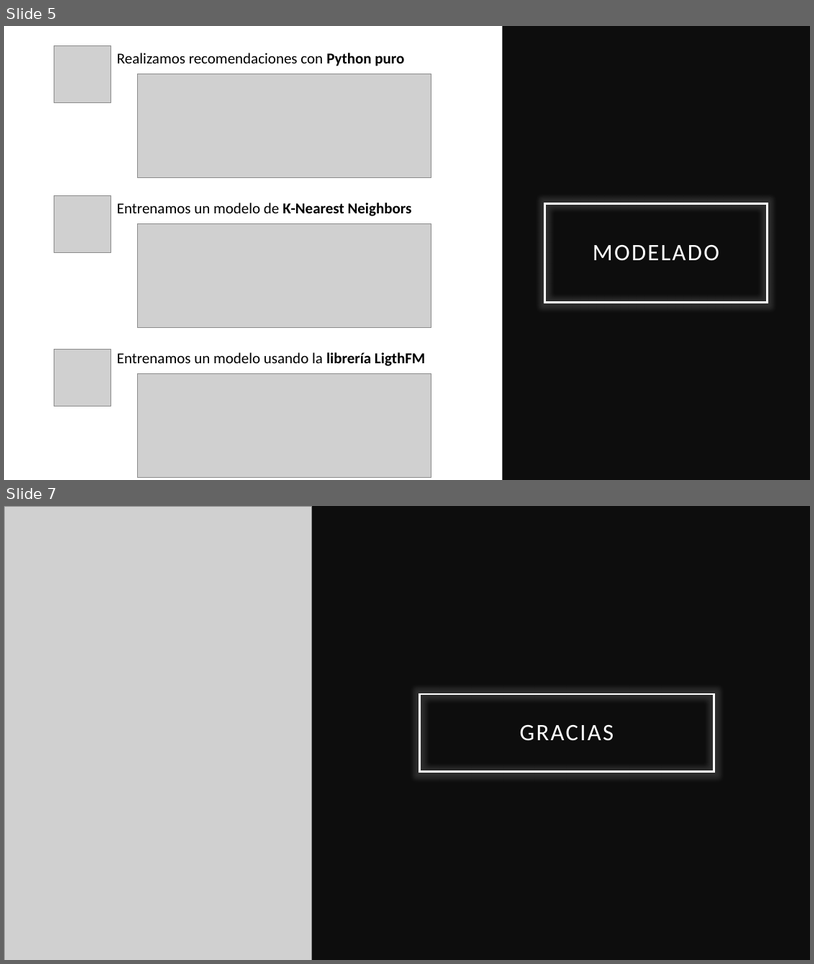
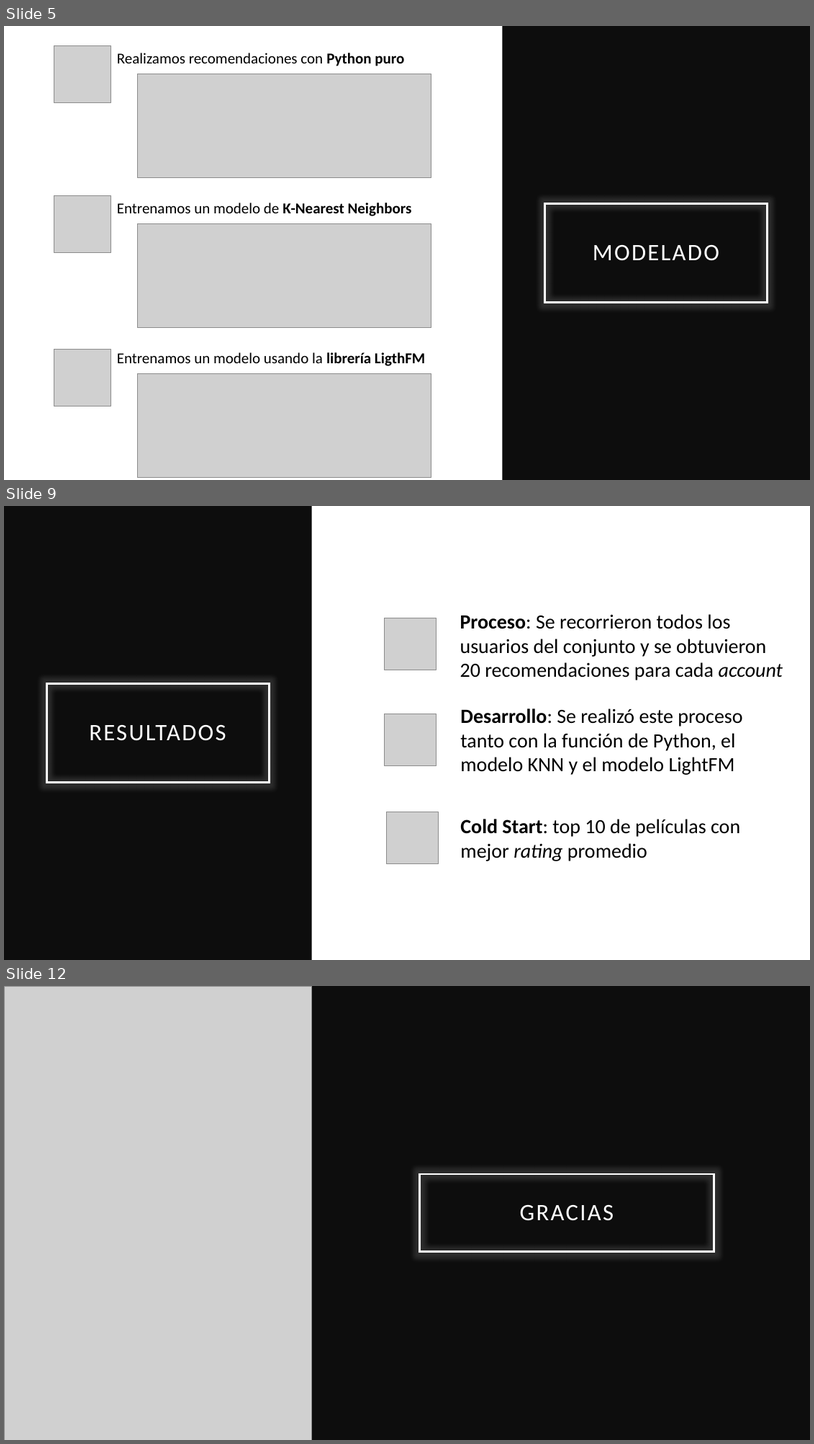
Before and after one commit to matiob/recommendationSistem, a slide deck: ppt/DS-Sprint3-presentacion.pptx. Shown one above the other, each under a label of ours: slides 5 and 7 before the commit, slides 5, 9 and 12 after it; the slides between them are not shown. The pictures are 814x964 and 814x1444 pixels, drawn with LibreOffice and Linux fonts; fonts in the diff are those of the drawing; grey boxes stand for pictures. Boxes give left, top, right and bottom in pixels: in the first picture for what was removed or moved away, otherwise in the second. Text is boxed around its words. In the diff, an @@ line names an element or a change of style, - is before the commit and + after.

Commit message:
ppt update

```diff
--- a/ppt/DS-Sprint3-presentacion.pptx
+++ b/ppt/DS-Sprint3-presentacion.pptx
@@ slide 9 added at [4,506,810,960], background #FFFFFF @@
@@ rectangle added at [4,506,312,960], fill #0D0D0D @@
@@ picture added at [385,618,437,670] @@
@@ text added at [460,614,783,680], 24 pt, text #000000 @@
+Proceso: Se recorrieron todos los usuarios del conjunto y se obtuvieron 20 recomendaciones para cada account
@@ title added at [46,683,269,782], outline #FFFFFF 2.5 pt, 28 pt, text #FFFFFF @@
+RESULTADOS
@@ picture added at [385,714,437,766] @@
@@ text added at [460,708,743,775], 24 pt, text #000000 @@
+Desarrollo: Se realizó este proceso tanto con la función de Python, el modelo KNN y el modelo LightFM
@@ picture added at [386,812,438,864] @@
@@ text added at [460,818,741,861], 24 pt, text #000000 @@
+Cold Start: top 10 de películas con mejor rating promedio
@@ what was slide 7 is now slide 12 @@
```
Also in this commit, not shown: 1 slide changed, 4 other slides added.
